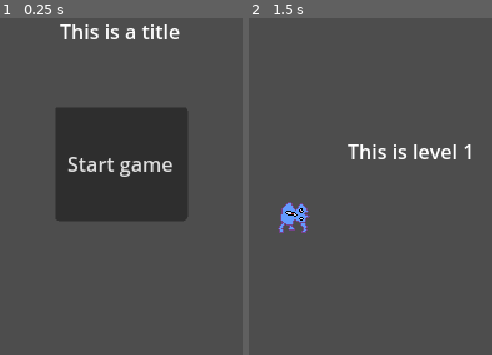
Above: before the commit, frames 1-2 (left to right).
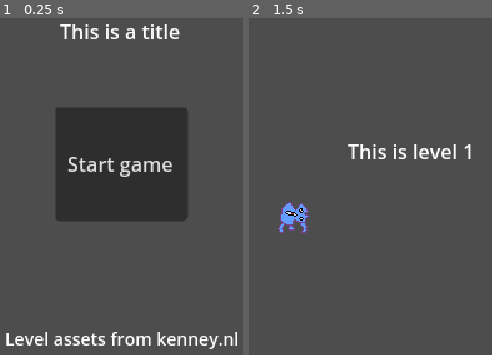
Above: after the commit, the same moments.

Repository: yndajas/ludum-dare-54
Game: Godot game, scene res://main_menu.tscn
Same seed, same stepped clock (60 frames per second), same inputs: the game is played once before the commit and once after it.
Inputs:
- Up to frame 1 (0.25 s): no input
- Up to frame 2 (1.5 s): click "Start game" at 0.5 s; tap Enter at 1.25 s

The runs differ from the first frame. In frame 1, 1.7% of the frame differs, in the area x 2-98%, y 93-99%; in frame 2, nothing differs.

Commit message:
Add placeholder tilemap
- Add tilemap from [kenney.nl][1]
- Add tilemap node in level 1
- Add credit for tilemap on main menu

[1]: https://www.kenney.nl/assets/pixel-platformer-farm-expansion

Diff:
--- a/level_1.tscn
+++ b/level_1.tscn
@@ -1,6 +1,127 @@
-[gd_scene load_steps=6 format=3 uid="uid://275i0f2dku1u"]
+[gd_scene load_steps=9 format=3 uid="uid://275i0f2dku1u"]
 
+[ext_resource type="Texture2D" uid="uid://diwlqqgf0gj8t" path="res://tilemap.png" id="1_qaky1"]
 [ext_resource type="Texture2D" uid="uid://diytwa18q1sy0" path="res://player.png" id="1_xmrtm"]
+
+[sub_resource type="TileSetAtlasSource" id="TileSetAtlasSource_6p7uu"]
+texture = ExtResource("1_qaky1")
+separation = Vector2i(1, 1)
+texture_region_size = Vector2i(18, 18)
+0:0/0 = 0
+1:0/0 = 0
+2:0/0 = 0
+3:0/0 = 0
+4:0/0 = 0
+5:0/0 = 0
+6:0/0 = 0
+7:0/0 = 0
+8:0/0 = 0
+9:0/0 = 0
+10:0/0 = 0
+11:0/0 = 0
+12:0/0 = 0
+13:0/0 = 0
+14:0/0 = 0
+15:0/0 = 0
+0:1/0 = 0
+1:1/0 = 0
+2:1/0 = 0
+3:1/0 = 0
+4:1/0 = 0
+5:1/0 = 0
+6:1/0 = 0
+7:1/0 = 0
+8:1/0 = 0
+9:1/0 = 0
+10:1/0 = 0
+11:1/0 = 0
+12:1/0 = 0
+13:1/0 = 0
+14:1/0 = 0
+15:1/0 = 0
+0:2/0 = 0
+1:2/0 = 0
+2:2/0 = 0
+3:2/0 = 0
+4:2/0 = 0
+5:2/0 = 0
+6:2/0 = 0
+7:2/0 = 0
+8:2/0 = 0
+9:2/0 = 0
+10:2/0 = 0
+11:2/0 = 0
+12:2/0 = 0
+13:2/0 = 0
+14:2/0 = 0
+15:2/0 = 0
+0:3/0 = 0
+1:3/0 = 0
+2:3/0 = 0
+3:3/0 = 0
+4:3/0 = 0
+5:3/0 = 0
+6:3/0 = 0
+7:3/0 = 0
+8:3/0 = 0
+9:3/0 = 0
+10:3/0 = 0
+11:3/0 = 0
+12:3/0 = 0
+13:3/0 = 0
+14:3/0 = 0
+15:3/0 = 0
+0:4/0 = 0
+1:4/0 = 0
+2:4/0 = 0
+3:4/0 = 0
+4:4/0 = 0
+5:4/0 = 0
+6:4/0 = 0
+7:4/0 = 0
+8:4/0 = 0
+9:4/0 = 0
+10:4/0 = 0
+11:4/0 = 0
+12:4/0 = 0
+13:4/0 = 0
+14:4/0 = 0
+15:4/0 = 0
+0:5/0 = 0
+1:5/0 = 0
+2:5/0 = 0
+3:5/0 = 0
+4:5/0 = 0
+5:5/0 = 0
+6:5/0 = 0
+7:5/0 = 0
+8:5/0 = 0
+9:5/0 = 0
+10:5/0 = 0
+11:5/0 = 0
+12:5/0 = 0
+13:5/0 = 0
+14:5/0 = 0
+15:5/0 = 0
+0:6/0 = 0
+1:6/0 = 0
+2:6/0 = 0
+3:6/0 = 0
+4:6/0 = 0
+5:6/0 = 0
+6:6/0 = 0
+7:6/0 = 0
+8:6/0 = 0
+9:6/0 = 0
+10:6/0 = 0
+11:6/0 = 0
+12:6/0 = 0
+13:6/0 = 0
+14:6/0 = 0
+15:6/0 = 0
+
+[sub_resource type="TileSet" id="TileSet_wm8kc"]
+sources/0 = SubResource("TileSetAtlasSource_6p7uu")
 
 [sub_resource type="AtlasTexture" id="AtlasTexture_fmbuc"]
 atlas = ExtResource("1_xmrtm")
@@ -37,6 +158,10 @@
 offset_bottom = 166.0
 text = "This is level 1"
 
+[node name="TileMap" type="TileMap" parent="."]
+tile_set = SubResource("TileSet_wm8kc")
+format = 2
+
 [node name="CharacterBody2D" type="CharacterBody2D" parent="."]
 
 [node name="AnimatedSprite2D" type="AnimatedSprite2D" parent="CharacterBody2D"]
--- a/main_menu.tscn
+++ b/main_menu.tscn
@@ -12,6 +12,14 @@
 offset_bottom = 53.0
 text = "This is a title"
 
+[node name="RichTextLabel2" type="RichTextLabel" parent="."]
+offset_top = 278.0
+offset_right = 640.0
+offset_bottom = 311.0
+theme_override_font_sizes/normal_font_size = 14
+bbcode_enabled = true
+text = "[center]Level assets from kenney.nl"
+
 [node name="Button" type="Button" parent="."]
 offset_left = 266.0
 offset_top = 102.0
Binary file added: tilemap.png
Not shown, added: tilemap.png.import
